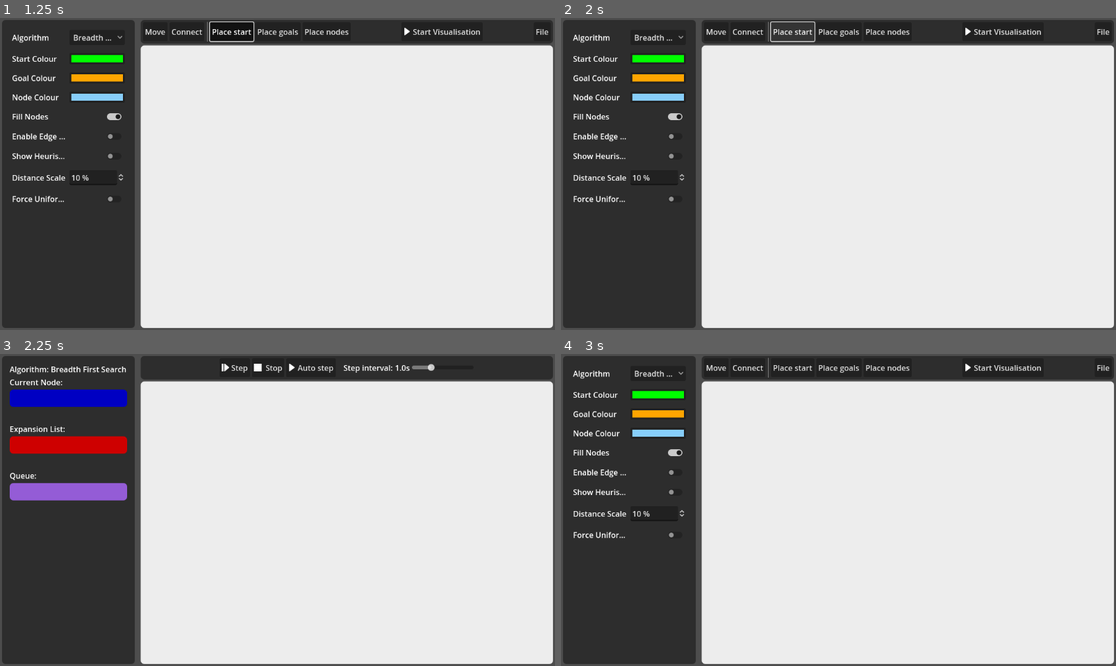
Above: before the commit, frames 1-4 (two rows, left to right).
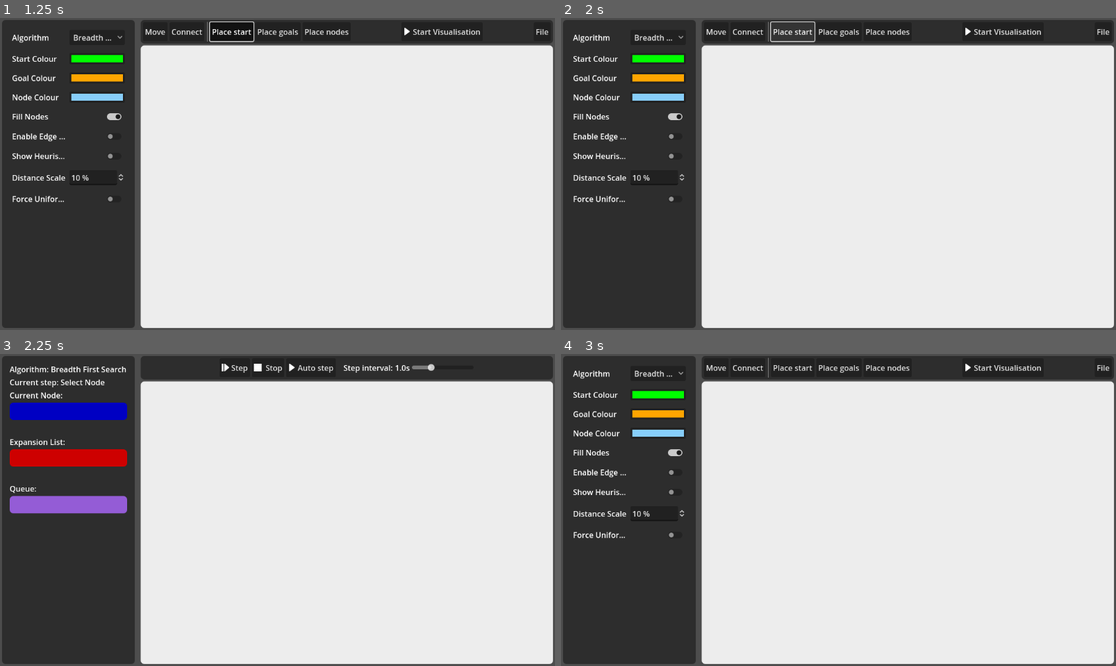
Above: after the commit, the same moments.

Repository: MattBann/Search-Tree-Traversal
Game: Godot game, scene res://scenes/main.tscn
Two runs of this game, one before a commit and one after it. Both use one fixed random seed, a clock stepped at 60 frames per second and the inputs below.
Inputs:
- Up to frame 1 (1.25 s): click "Place start" at 0.5 s
- Up to frame 2 (2 s): click "Place start" at 1.25 s
- Up to frame 3 (2.25 s): click "Start Visualisation" at 2 s
- Up to frame 4 (3 s): click "Step" at 2.75 s

Frames 1-2 are identical in both runs. In frame 3, 5.7% of the frame differs, in the area x 1-23%, y 8-52%; in frame 4, nothing differs.

Commit message:
Add label to show which stage runner is at

Diff:
--- a/scenes/visualisation_info.tscn
+++ b/scenes/visualisation_info.tscn
@@ -33,6 +33,9 @@
 script = ExtResource("1_ck75f")
 
 [node name="AlgorithmTypeLabel" type="Label" parent="."]
+layout_mode = 2
+
+[node name="CurrentStageLabel" type="Label" parent="."]
 layout_mode = 2
 
 [node name="Label" type="Label" parent="."]
--- a/scripts/visualisation/visualisation_info.gd
+++ b/scripts/visualisation/visualisation_info.gd
@@ -3,6 +3,7 @@
 
 
 @onready var algorithm_type_label : Label = get_node("AlgorithmTypeLabel")
+@onready var current_stage_label : Label = get_node("CurrentStageLabel")
 @onready var current_node_label : Label = get_node("PanelContainer/MarginContainer/CurrentNodeLabel")
 @onready var expansion_list_label : Label = get_node("PanelContainer2/MarginContainer/ExpansionListLabel")
 @onready var goal_test_label : Label = get_node("GoalTestLabel")
@@ -16,6 +17,7 @@
 	if runner == null:
 		queue_free()
 		return
+	runner.runner_stepped.connect(_on_runner_stepped)
 	runner.current_node_changed.connect(_on_current_node_changed)
 	runner.expansion_list_changed.connect(_on_expansion_list_changed)
 	runner.goal_test_failed.connect(_on_goal_test_fail)
@@ -28,6 +30,11 @@
 		extras_label.text = "Max depth: " + str(Controller.get_current_runner().algorithm_variables.get("max_depth", 0))
 	else:
 		extras_label.hide()
+	_on_runner_stepped()
+
+
+func _on_runner_stepped(new_stage : Runner.Stages = Runner.Stages.SELECT_NODE) -> void:
+	current_stage_label.text = "Current step: " + Runner.Stages.find_key(new_stage).capitalize()
 
 
 func _get_node_text(node : VisualisationNodeData) -> String:
